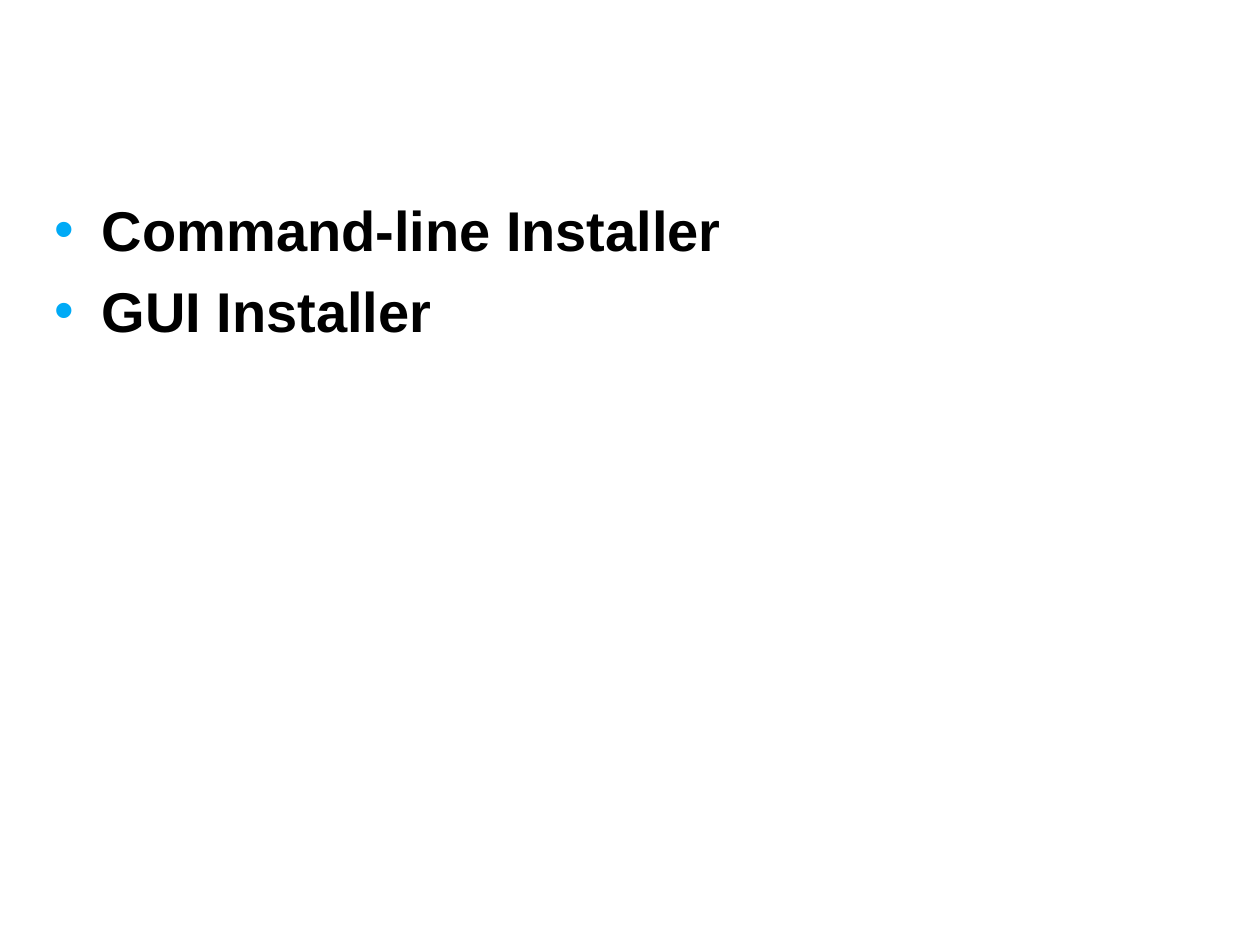
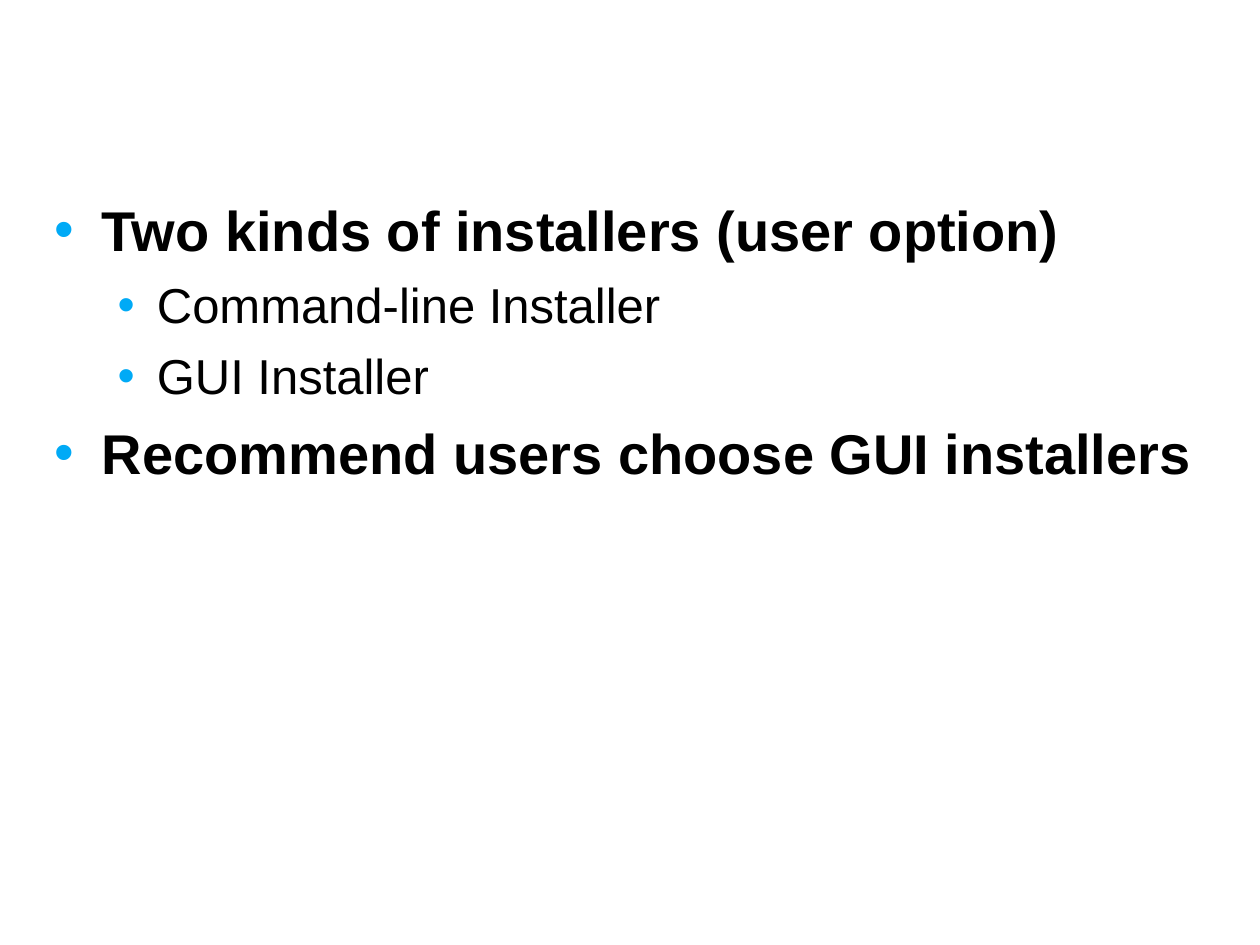
Before and after one commit to NCIP/automation, a slide deck: slide 6 of docs/presentations/installers.ppt (slide 3 before the commit). Drawn at 1260x945 pixels with LibreOffice and Linux fonts; fonts in the diff are those of the drawing; background and template pictures are left out. Boxes give left, top, right and bottom in pixels: in the first picture for what was removed or moved away, otherwise in the second. Text is boxed around its words. In the diff, an @@ line names an element or a change of style, - is before the commit and + after.

```diff
--- a/docs/presentations/installers.ppt
+++ b/docs/presentations/installers.ppt
@@ text at [102,210,1059,262]: paragraph added @@
+• Two kinds of installers (user option)
@@ text at [157,287,660,395]: size 32 to 28 pt, bold off in "Command-line Installer", "GUI Installer"; list level 1 to 2 in "Command-line Installer"; list level 1 to 2 in "GUI Installer" @@
@@ text at [102,433,1191,475]: paragraph added @@
+• Recommend users choose GUI installers
```
Also in this commit, not shown: 5 other slides changed, 5 slides added, 2 slides removed.
